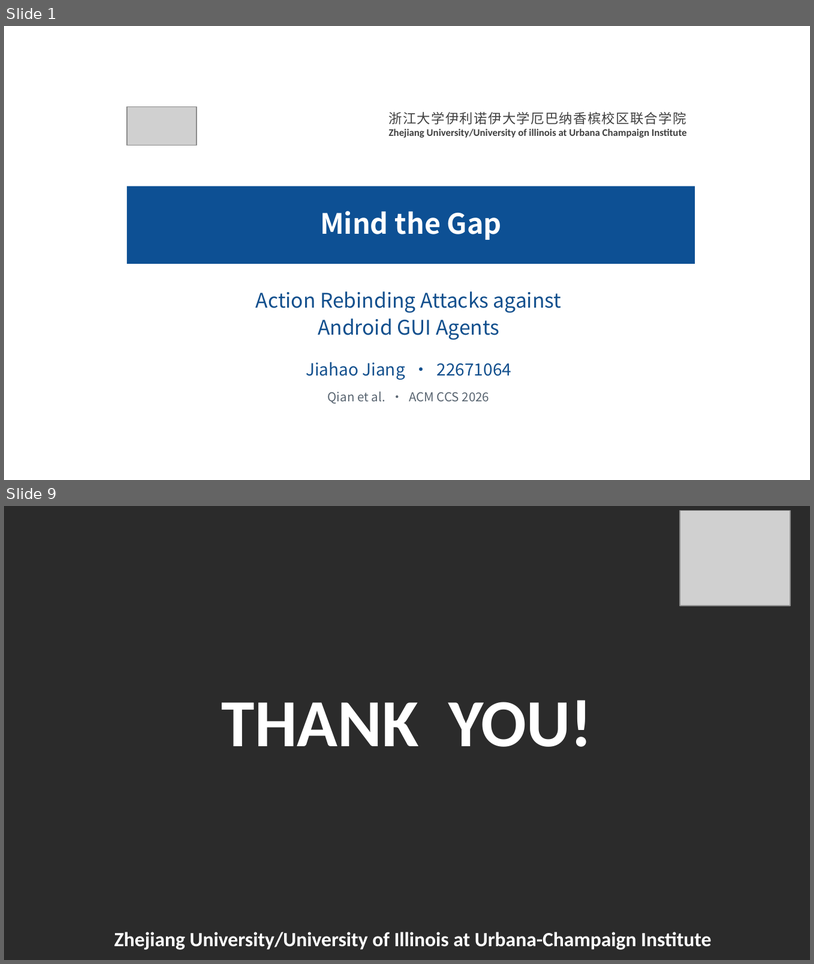
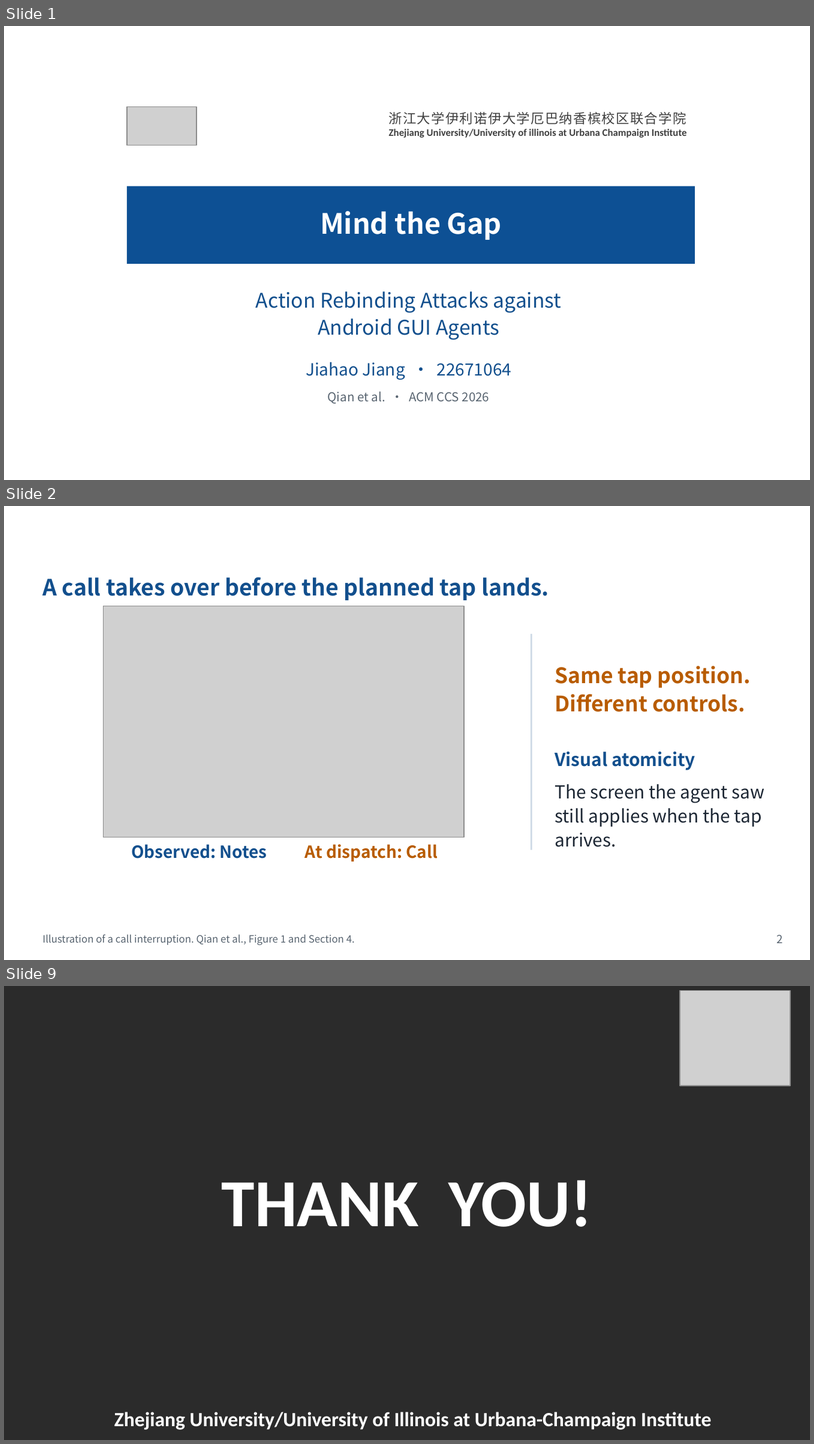
Before and after one commit to Novakru/ZJU-assignment-reports, a slide deck: submission/presentation.pptx. Shown one above the other, each under a label of ours: slides 1 and 9 before the commit, slides 1, 2 and 9 after it; the slides between them are not shown. The pictures are 814x964 and 814x1444 pixels, drawn with LibreOffice and Linux fonts; fonts in the diff are those of the drawing; grey boxes stand for pictures; background and template pictures are left out; a plain dark background stands for a picture behind light text. Boxes give left, top, right and bottom in pixels: in the first picture for what was removed or moved away, otherwise in the second. Text is boxed around its words. In the diff, an @@ line names an element or a change of style, - is before the commit and + after.

```diff
--- a/submission/presentation.pptx
+++ b/submission/presentation.pptx
@@ slide 2 added at [4,506,810,960], background #FFFFFF @@
@@ text added at [30,509,635,541], 18 pt, text #FFFFFF, bold @@
+When a Call Interrupts a Tap
@@ text added at [740,508,792,538], 18 pt, text #FFFFFF, bold @@
+ZJUI
@@ text added at [42,577,549,600], 20 pt, text #124F8D, bold @@
+A call takes over before the planned tap lands.
@@ picture added at [103,606,464,837] @@
@@ rectangle added at [531,633,532,850], fill #CDD9E5 @@
@@ text added at [555,666,751,712], 19 pt, text #B85C00, bold @@
+Same tap position.
+Different controls.
@@ text added at [555,751,696,770], 16 pt, text #124F8D, bold @@
+Visual atomicity
@@ text added at [555,784,765,847], 16 pt, text #1C2633 @@
+The screen the agent saw still applies when the tap arrives.
@@ text added at [131,844,267,858], 15 pt, text #124F8D, bold @@
+Observed: Notes
@@ text added at [305,844,438,861], 15 pt, text #B85C00, bold @@
+At dispatch: Call
@@ text added at [42,934,355,945], 9 pt, text #586470 @@
+Illustration of a call interruption. Qian et al., Figure 1 and Section 4.
@@ text added at [777,934,783,943], 10 pt, text #586470 @@
+2
```
Also in this commit, not shown: 5 slides changed, 1 other slide added, 2 slides removed, 14 other files.
